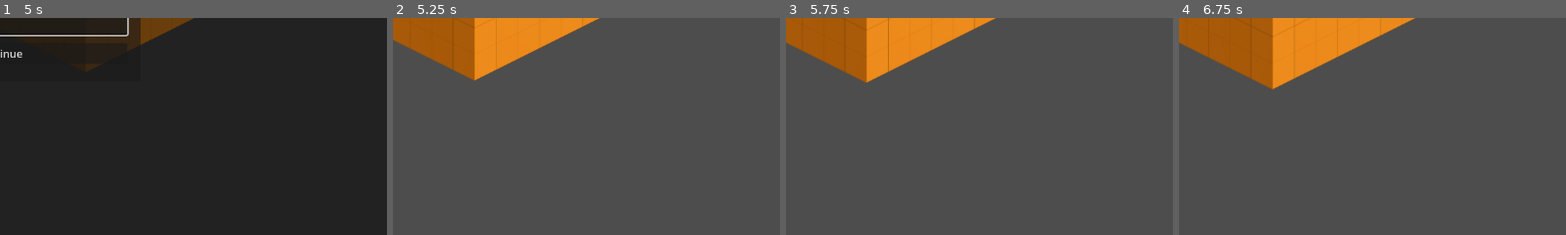
Above: before the commit, frames 1-4 (left to right).
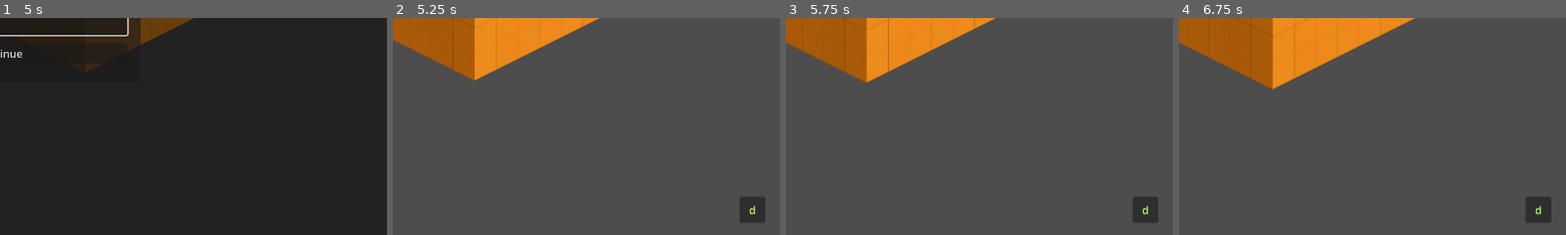
Above: after the commit, the same moments.

Repository: nagolyhprum/deaths-design
Game: Godot game, scene res://scenes/main.tscn
Same seed, same stepped clock (60 frames per second), same inputs: the game is played once before the commit and once after it.
Inputs (mouse positions are % of the whole screen's width and height, from its top left):
- Up to frame 1 (5 s): click "Continue" at 0.5 s; click "Continue" at 1.25 s; click "Continue" at 2 s; tap Enter at 2.75, 4.25 s; move the mouse to (72, 45) at 2.77 s; hold D (move_right) 2.78-3.5 s; hold Shift 2.78-3.5 s; click (72, 45) at 2.92 s; tap Space at 3.5 s; drag from (30, 55) to (45, 70) at 3.52 s; move the mouse to (60, 28) at 4.27 s; hold D (move_right) from 4.28 s (still down); tap Ctrl at 4.35 s
- Up to frame 2 (5.25 s): release D (move_right) at 5 s; click "Continue" at 5 s
- Up to frame 3 (5.75 s): no input
- Up to frame 4 (6.75 s): tap Space at 5.75 s; drag from (45, 70) to (20, 35) at 5.77 s; tap Enter at 6.5 s; move the mouse to (80, 65) at 6.52 s; hold A (move_left) from 6.53 s (still down); tap Alt at 6.6 s
The pictures show only the part of the screen within x 50-100%, y 50-100%; the shares and areas given below are measured in that part.

Frame 1 is identical in both runs. In frame 2, 0.7% of the frame differs, in the area x 89-97%, y 82-95%; in frame 3, 0.7%; in frame 4, 0.7%.

Commit message:
Show username HUD badge
Co-authored-by: Copilot <223556219+Copilot@users.noreply.github.com>

Diff:
--- a/scripts/game_params.gd
+++ b/scripts/game_params.gd
@@ -111,7 +111,7 @@
 	referrer_url = ""
 	speed_meters_per_second = 0.0
 	has_speed = false
-	player_color = Color.WHITE
+	player_color = _generate_default_player_color()
 	has_player_color = false
 	has_loaded_query_parameters = false
 
@@ -200,3 +200,14 @@
 
 func _hex_digit(value: String) -> int:
 	return HEX_DIGITS.find(value.to_lower())
+
+
+func _generate_default_player_color() -> Color:
+	var rng := RandomNumberGenerator.new()
+	rng.randomize()
+	return Color.from_hsv(
+		rng.randf(),
+		rng.randf_range(0.55, 0.8),
+		rng.randf_range(0.85, 1.0),
+		1.0
+	)
--- a/scripts/test_level.gd
+++ b/scripts/test_level.gd
@@ -5,6 +5,8 @@
 
 const BASE_VIEWPORT_SIZE := Vector2(1280.0, 720.0)
 const INSTRUCTIONS_FONT_SIZE := 18
+const USERNAME_BADGE_FONT_SIZE := 18
+const USERNAME_BADGE_MARGIN := Vector2(24.0, 20.0)
 const USERNAME_PROMPT_WIDTH := 420.0
 const USERNAME_PROMPT_HEIGHT := 190.0
 const USERNAME_PROMPT_BACKGROUND := Color(0.0, 0.0, 0.0, 0.55)
@@ -14,6 +16,8 @@
 @onready var instructions: Label = $CanvasLayer/Instructions
 @onready var player: CharacterBody2D = $WorldGen/Player
 
+var _username_badge: PanelContainer
+var _username_badge_label: Label
 var _username_overlay: Control
 var _username_input: LineEdit
 var _username_error_label: Label
@@ -21,24 +25,51 @@
 
 func _ready() -> void:
 	get_viewport().size_changed.connect(_on_viewport_size_changed)
-	_layout_instructions()
+	_build_username_badge()
 	_build_username_prompt()
+	_layout_hud()
 	Callable(self, "_show_username_prompt_if_needed").call_deferred()
 
 
 func _on_viewport_size_changed() -> void:
-	_layout_instructions()
+	_layout_hud()
 
 
-func _layout_instructions() -> void:
+func _layout_hud() -> void:
 	var viewport_size := get_viewport_rect().size
 	if viewport_size == Vector2.ZERO:
 		return
+
 	var scale := maxf(viewport_size.x / BASE_VIEWPORT_SIZE.x, 0.25)
 	instructions.position = Vector2(24.0, 20.0) * scale
 	instructions.add_theme_font_size_override(
 		"font_size", maxi(int(INSTRUCTIONS_FONT_SIZE * scale), 10)
 	)
+	_username_badge_label.add_theme_font_size_override(
+		"font_size", maxi(int(USERNAME_BADGE_FONT_SIZE * scale), 10)
+	)
+
+	var badge_size := _username_badge.get_combined_minimum_size()
+	_username_badge.size = badge_size
+	_username_badge.position = viewport_size - badge_size - USERNAME_BADGE_MARGIN * scale
+
+
+func _build_username_badge() -> void:
+	_username_badge = PanelContainer.new()
+	_username_badge.name = "UsernameBadge"
+	_username_badge.visible = false
+	canvas_layer.add_child(_username_badge)
+
+	var content_margin := MarginContainer.new()
+	content_margin.add_theme_constant_override("margin_left", 14)
+	content_margin.add_theme_constant_override("margin_top", 8)
+	content_margin.add_theme_constant_override("margin_right", 14)
+	content_margin.add_theme_constant_override("margin_bottom", 8)
+	_username_badge.add_child(content_margin)
+
+	_username_badge_label = Label.new()
+	_username_badge_label.horizontal_alignment = HORIZONTAL_ALIGNMENT_RIGHT
+	content_margin.add_child(_username_badge_label)
 
 
 func _build_username_prompt() -> void:
@@ -109,6 +140,7 @@
 func _show_username_prompt_if_needed() -> void:
 	if not GameParams.has_loaded_query_parameters:
 		await GameParams.query_parameters_loaded
+	_refresh_username_badge()
 	if GameParams.has_username():
 		return
 	_set_username_prompt_visible(true)
@@ -145,4 +177,12 @@
 		_username_input.grab_focus()
 		return
 	GameParams.set_username(submitted_username)
+	_refresh_username_badge()
 	_set_username_prompt_visible(false)
+
+
+func _refresh_username_badge() -> void:
+	_username_badge_label.text = GameParams.username
+	_username_badge_label.add_theme_color_override("font_color", GameParams.player_color)
+	_username_badge.visible = GameParams.has_username()
+	_layout_hud()
--- a/test/unit/test_game_params.gd
+++ b/test/unit/test_game_params.gd
@@ -36,7 +36,8 @@
 	params.load_from_query_string("?color=unknown&speed=fast")
 
 	assert_false(params.has_player_color)
-	assert_true(params.player_color.is_equal_approx(Color.WHITE))
+	assert_false(params.player_color.is_equal_approx(Color.WHITE))
+	assert_eq(params.player_color.a, 1.0)
 	assert_false(params.has_speed)
 	assert_eq(params.speed_meters_per_second, 0.0)
 	assert_eq(params.username, "")
@@ -50,6 +51,7 @@
 
 	assert_true(params.has_loaded_query_parameters)
 	assert_false(params.has_username())
+	assert_false(params.player_color.is_equal_approx(Color.WHITE))
 
 
 func test_set_username_updates_the_global_username_and_query_parameters() -> void:
Not shown, added: task-records/2026-04-24-23-36-username-hud-color/notes.md
Not shown, added: task-records/2026-04-24-23-36-username-hud-color/original-prompt.md
